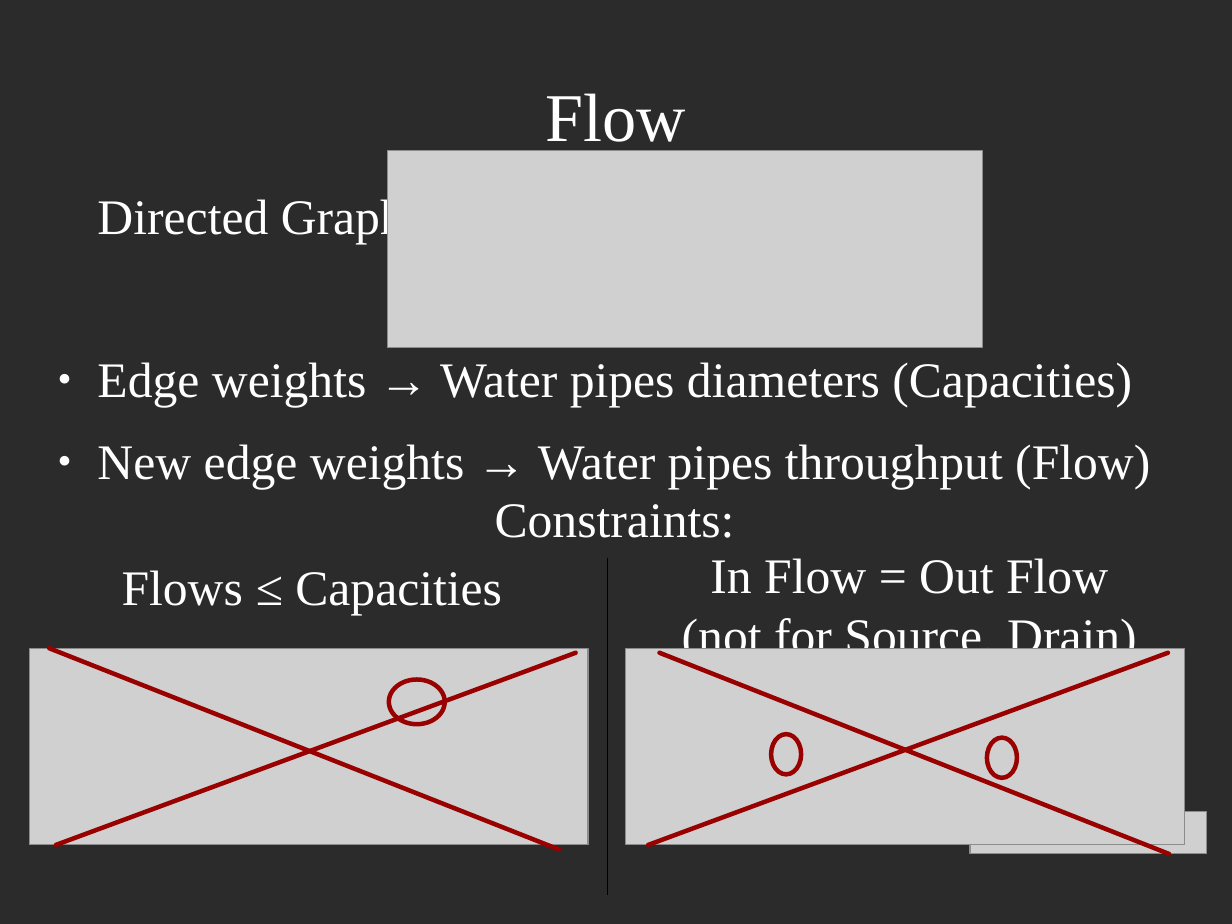
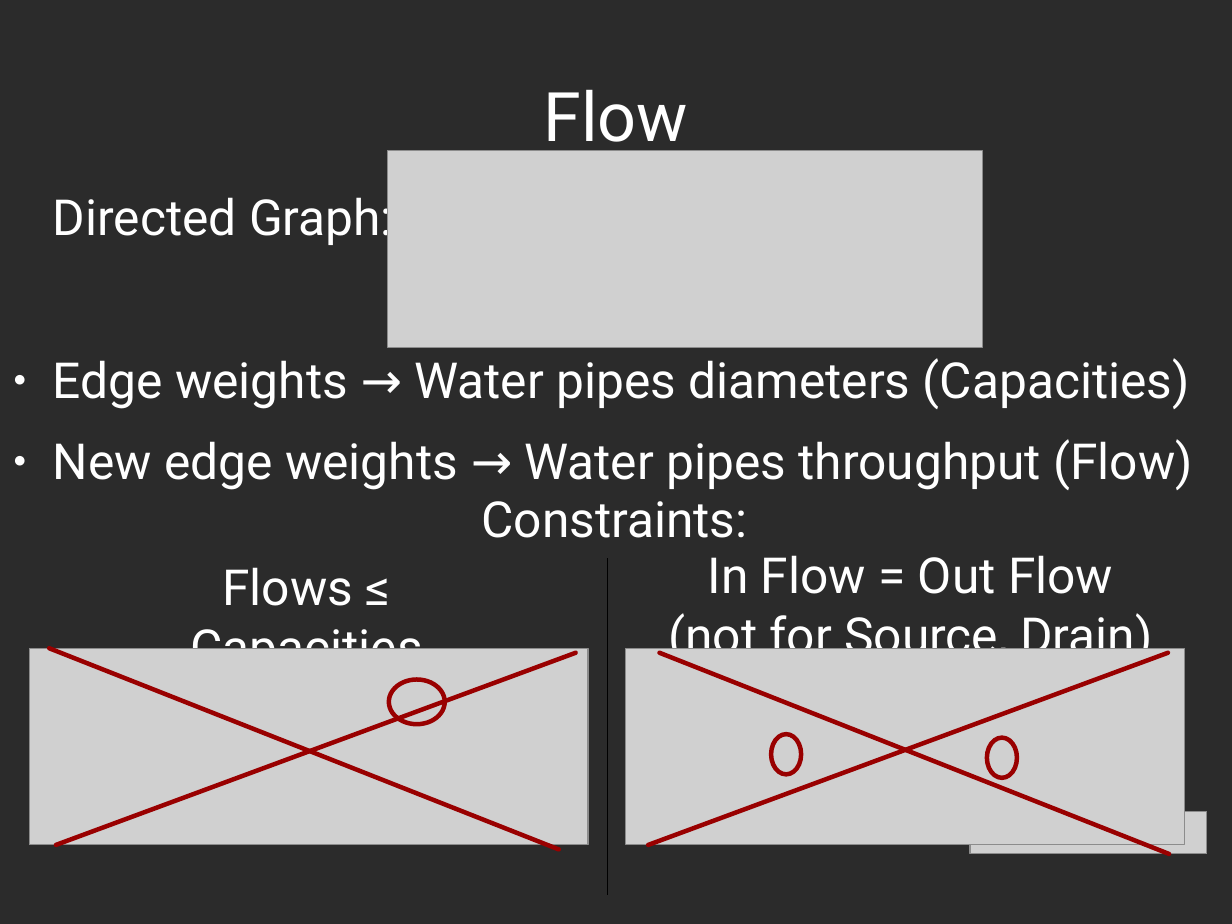
Before and after one commit to decrypto-org/TrustIsRisk, a slide deck: slide 16 of presentations/AtheCrypt10-1-2017/AtheCrypt10-1-2017.odp. Drawn at 1232x924 pixels with LibreOffice and Linux fonts; fonts in the diff are those of the drawing; grey boxes stand for pictures; background and template pictures are left out; a plain dark background stands for a picture behind light text. Boxes give left, top, right and bottom in pixels: in the first picture for what was removed or moved away, otherwise in the second. Text is boxed around its words. In the diff, an @@ line names an element or a change of style, - is before the commit and + after.

```diff
--- a/presentations/AtheCrypt10-1-2017/AtheCrypt10-1-2017.odp
+++ b/presentations/AtheCrypt10-1-2017/AtheCrypt10-1-2017.odp
@@ text "Directed Graph:": place and size @@
-text "Directed Graph:" at (97, 195, 1150, 489)
+text "Directed Graph:" at (53, 189, 1192, 490)
@@ font Times New Roman to Roboto in 4 elements at (544, 89, 688, 157), (481, 501, 747, 538), (53, 189, 1192, 490), (668, 555, 1152, 664) @@
@@ text "In Flow = Out Flow ...": place and size @@
-text "In Flow = Out Flow ..." at (682, 558, 1137, 663)
+text "In Flow = Out Flow ..." at (668, 555, 1152, 664)
@@ text "Flows ≤ Capacities": place and size @@
-text "Flows ≤ Capacities" at (122, 570, 502, 616)
+text "Flows ≤ Capacities" at (190, 567, 423, 649)
@@ text "Flows ≤ Capacities" at (190, 567, 423, 649): font Times New Roman to Roboto; italic off in "≤"; alignment left to centre @@
```
